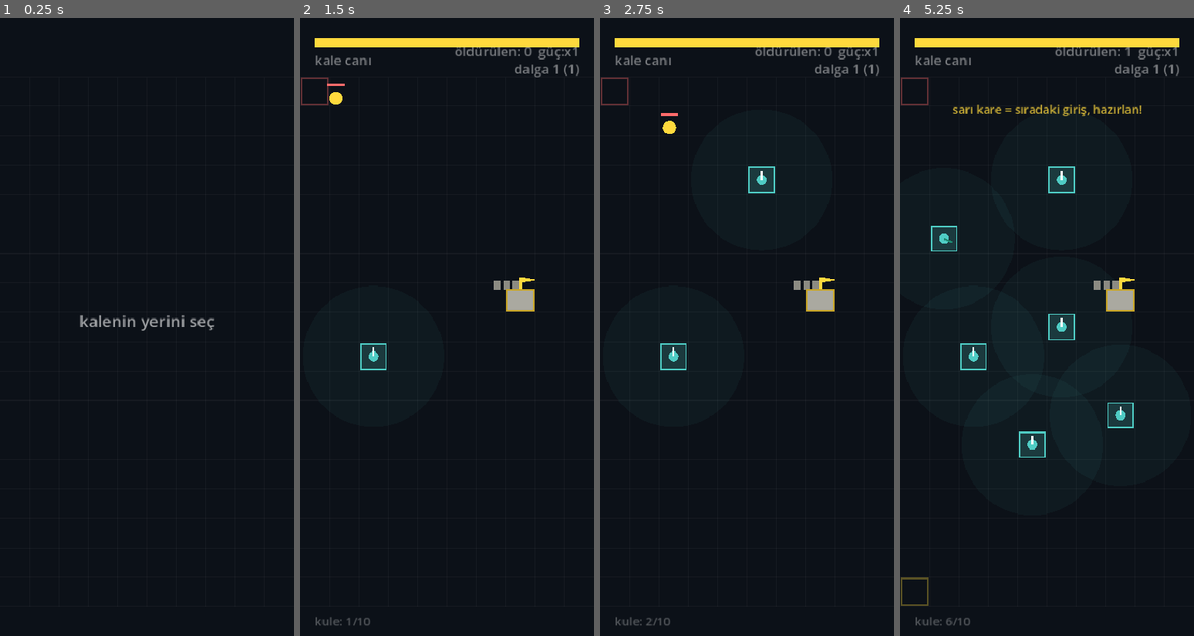
Above: before the commit, frames 1-4 (left to right).
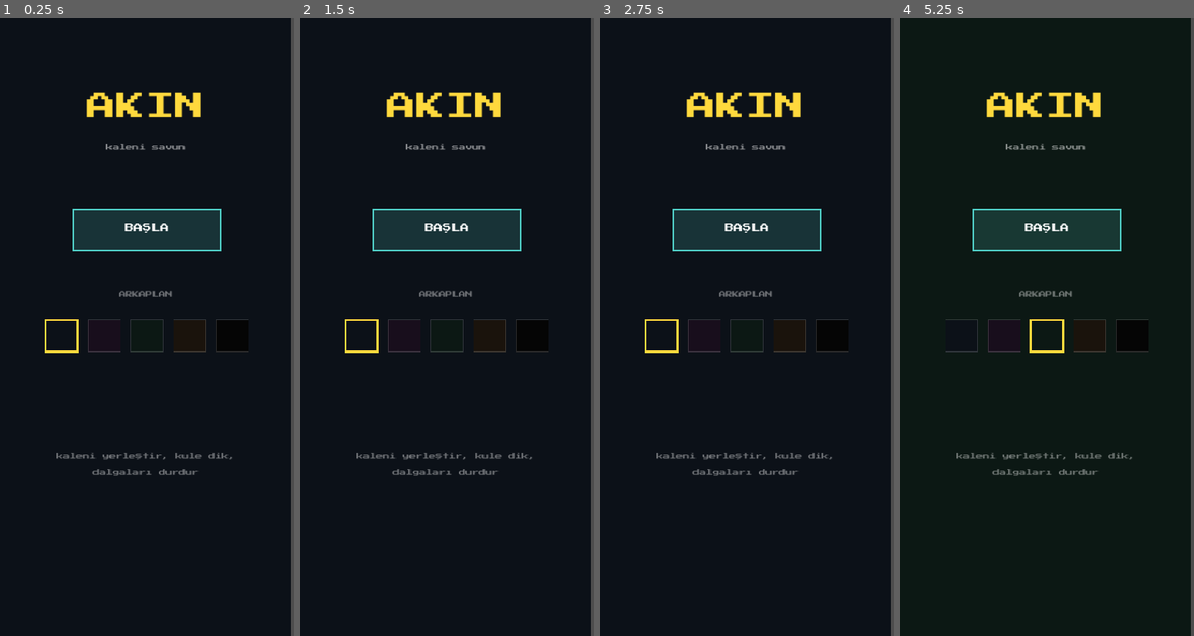
Above: after the commit, the same moments.

Repository: MetehanSarikaya/yellowhit
Game: Godot game, scene res://scenes/Main.tscn
The game is run twice, just before and just after one commit, with the same random seed, the same clock (stepped at 60 frames per second) and the same inputs.
Inputs (mouse positions are in pixels of both pictures, inside the frame that each line leads up to):
- Up to frame 1 (0.25 s): no input
- Up to frame 2 (1.5 s): tap Enter at 0.5 s; move the mouse to (511, 296) at 0.52 s; click (511, 296) at 0.67 s; move the mouse to (388, 357) at 1.27 s; click (388, 357) at 1.42 s
- Up to frame 3 (2.75 s): move the mouse to (776, 191) at 2.02 s; click (776, 191) at 2.17 s
- Up to frame 4 (5.25 s): move the mouse to (1032, 450) at 2.77 s; click (1032, 450) at 2.92 s; move the mouse to (1135, 419) at 3.52 s; click (1135, 419) at 3.67 s; move the mouse to (958, 234) at 4.27 s; click (958, 234) at 4.42 s; move the mouse to (1061, 327) at 5.02 s; click (1061, 327) at 5.17 s

The runs differ from the first frame. In frame 1, 7.0% of the frame differs, in the area x 15-100%, y 0-100%; in frame 2, 9.6%; in frame 3, 10%; in frame 4, 13%, in the area x 0-100%, y 0-100%.

Commit message:
menu and resizing

Diff:
--- a/akin_godot/scenes/Main.tscn
+++ b/akin_godot/scenes/Main.tscn
@@ -1,18 +1,18 @@
-[gd_scene load_steps=2 format=3]
+[gd_scene format=3 uid="uid://ngkodpwou16f"]
 
-[ext_resource type="Script" path="res://scripts/main.gd" id="1"]
+[ext_resource type="Script" uid="uid://fxxl0yc4ps4v" path="res://scripts/main.gd" id="1"]
 
-[node name="Main" type="Node2D"]
+[node name="Main" type="Node2D" unique_id=26674538]
 script = ExtResource("1")
 
-[node name="MusicPlayer" type="AudioStreamPlayer" parent="."]
+[node name="MusicPlayer" type="AudioStreamPlayer" parent="." unique_id=869116701]
 volume_db = -6.0
 
-[node name="SfxShoot" type="AudioStreamPlayer" parent="."]
+[node name="SfxShoot" type="AudioStreamPlayer" parent="." unique_id=1114698442]
 volume_db = -4.0
 
-[node name="SfxHit" type="AudioStreamPlayer" parent="."]
+[node name="SfxHit" type="AudioStreamPlayer" parent="." unique_id=2122289620]
 volume_db = -2.0
 
-[node name="SfxWave" type="AudioStreamPlayer" parent="."]
+[node name="SfxWave" type="AudioStreamPlayer" parent="." unique_id=743853262]
 volume_db = -2.0
--- a/akin_godot/scripts/main.gd
+++ b/akin_godot/scripts/main.gd
@@ -1,21 +1,22 @@
 extends Node2D
 
 # ---------- Grid ayarları ----------
-const COLS := 10
-const ROWS := 18
-const CELL := 40
+const COLS := 9
+const ROWS := 17
+const CELL := 44
 const GTOP := 80
-const GBOTTOM := 40
+const GBOTTOM := 34
 const W := COLS * CELL
 const GRID_H := ROWS * CELL
 const H := GTOP + GRID_H + GBOTTOM
+
 # ---------- Oyun ayarları ----------
 const RANGE := CELL * 2.4
 const MAX_TOWERS := 10
-const FIRE_RATE := 70          # frame cinsinden ateş aralığı
-const SPEED_NORM := 1.15       # px/frame
+const FIRE_RATE := 70
+const SPEED_NORM := 1.15
 const SPEED_SLOW := 0.42
-const COOLDOWN_LEN := 170       # dalgalar arası "inşa" penceresi (frame)
+const COOLDOWN_LEN := 170
 const EXPLORER_CHANCE := 0.35
 
 # ---------- Renkler ----------
@@ -25,11 +26,16 @@
 const TOWER_DARK := Color(0.12, 0.55, 0.45)
 const CASTLE_COL := Color(1.0, 0.85, 0.24)
 const CASTLE_DARK := Color(0.79, 0.65, 0.15)
-const BG_COL := Color(0.047, 0.067, 0.094)
-
-enum Phase { SETUP, PLAY, OVER }
-
-var phase := Phase.SETUP
+const PANEL_COL := Color(1, 1, 1, 0.05)
+const PANEL_BORDER := Color(1, 1, 1, 0.10)
+
+# ---------- Menü / UI ----------
+const START_BTN := Rect2(100, 260, 200, 56)
+const RESTART_BTN := Rect2(90, H / 2.0 + 60, 220, 56)
+
+enum Phase { MENU, SETUP, PLAY, OVER }
+
+var phase := Phase.MENU
 var fr := 0
 var castle_hp := 10
 var kills := 0
@@ -40,11 +46,11 @@
 var spawn_cell := Vector2i(-1, -1)
 var next_spawn_cell := Vector2i(-1, -1)
 
-var towers: Array = []                 # Vector2i listesi
-var tower_cooldowns: Dictionary = {}   # Vector2i -> int
-
-var enemies: Array = []                # Dictionary listesi
-var shots: Array = []                  # {from, to, age}
+var towers: Array = []
+var tower_cooldowns: Dictionary = {}
+
+var enemies: Array = []
+var shots: Array = []
 
 var astar_normal := AStarGrid2D.new()
 var astar_weighted := AStarGrid2D.new()
@@ -63,15 +69,33 @@
 
 var font: Font
 
+var bg_palette := [
+	Color(0.047, 0.067, 0.094),
+	Color(0.094, 0.055, 0.110),
+	Color(0.047, 0.094, 0.078),
+	Color(0.102, 0.075, 0.047),
+	Color(0.02, 0.02, 0.02),
+]
+var bg_idx := 0
+var current_bg: Color = bg_palette[0]
+var swatch_rects: Array = []
+
 
 func _ready() -> void:
-	font = ThemeDB.fallback_font
+	font = load("res://assets/fonts/PressStart2P-Regular.ttf")
+	if font == null:
+		font = ThemeDB.fallback_font
 
 	for astar in [astar_normal, astar_weighted]:
 		astar.region = Rect2i(0, 0, COLS, ROWS)
 		astar.cell_size = Vector2(CELL, CELL)
 		astar.diagonal_mode = AStarGrid2D.DIAGONAL_MODE_NEVER
 		astar.update()
+
+	swatch_rects.clear()
+	for i in range(bg_palette.size()):
+		var x := 62.0 + i * (44.0 + 14.0)
+		swatch_rects.append(Rect2(x, 410, 44, 44))
 
 
 func _process(_delta: float) -> void:
@@ -173,8 +197,20 @@
 
 
 func handle_tap(pos: Vector2) -> void:
+	if phase == Phase.MENU:
+		if START_BTN.has_point(pos):
+			phase = Phase.SETUP
+			return
+		for i in range(swatch_rects.size()):
+			if swatch_rects[i].has_point(pos):
+				bg_idx = i
+				current_bg = bg_palette[i]
+				return
+		return
+
 	if phase == Phase.OVER:
-		reset_game()
+		if RESTART_BTN.has_point(pos):
+			reset_game()
 		return
 
 	var cx := int(floor(pos.x / CELL))
@@ -192,7 +228,6 @@
 		start_wave()
 		return
 
-	# Var olan kuleye dokunma -> kaldır
 	var idx := towers.find(cell)
 	if idx >= 0:
 		towers.remove_at(idx)
@@ -252,7 +287,6 @@
 	cur_wave_size = wave_size_for(wave_num)
 	spawn_queue = cur_wave_size
 	next_spawn_fr = fr + 30
-	play_sfx($SfxWave)
 
 
 func spawn_enemy() -> void:
@@ -278,7 +312,7 @@
 func update_game() -> void:
 	fr += 1
 
-	var spawn_interval: int = max(6, 24 - wave_num * 2)
+	var spawn_interval := max(6, 24 - wave_num * 2)
 	if spawn_queue > 0 and fr >= next_spawn_fr:
 		spawn_enemy()
 		spawn_queue -= 1
@@ -293,7 +327,6 @@
 		wave_cooldown_set = false
 		start_wave()
 
-	# Kuleler ateş ediyor
 	var dmg := tower_dmg()
 	for t in towers:
 		var cd: int = tower_cooldowns.get(t, 0)
@@ -313,13 +346,11 @@
 			target.slow = 80
 			shots.append({"from": tpos, "to": target.pos, "age": 0})
 			tower_cooldowns[t] = FIRE_RATE
-			play_sfx($SfxShoot)
 
 	for s in shots:
 		s.age += 1
 	shots = shots.filter(func(s): return s.age <= 8)
 
-	# Askerler hareket ediyor
 	var i := enemies.size() - 1
 	while i >= 0:
 		var e: Dictionary = enemies[i]
@@ -334,7 +365,6 @@
 			castle_hp -= 1
 			enemies.remove_at(i)
 			Input.vibrate_handheld(80)
-			play_sfx($SfxHit)
 			if castle_hp <= 0:
 				phase = Phase.OVER
 				Input.vibrate_handheld(250)
@@ -360,27 +390,25 @@
 		i -= 1
 
 
-func play_sfx(player: AudioStreamPlayer) -> void:
-	if player.stream != null:
-		player.play()
-
-
 # ============================================================
 # ÇİZİM
 # ============================================================
 
 func _draw() -> void:
-	draw_rect(Rect2(0, 0, W, H), BG_COL, true)
+	draw_rect(Rect2(0, 0, W, H), current_bg, true)
+
+	if phase == Phase.MENU:
+		draw_menu()
+		return
 
 	if phase == Phase.SETUP:
 		draw_grid()
-		draw_centered_text(Vector2(W / 2.0, H / 2.0), "kalenin yerini seç", 22, Color(1, 1, 1, 0.6))
+		draw_centered_text(Vector2(W / 2.0, H / 2.0), "kalenin yerini seç", 12, Color(1, 1, 1, 0.6))
 		return
 
 	draw_top_bar()
 	draw_grid()
 
-	# giriş noktaları
 	draw_cell_outline(spawn_cell, Color(ENEMY_COL.r, ENEMY_COL.g, ENEMY_COL.b, 0.35), 2.0)
 	if next_spawn_cell != spawn_cell:
 		var pulse := 0.4 + 0.3 * sin(fr * 0.15)
@@ -398,16 +426,16 @@
 		var a: float = 1.0 - s.age / 8.0
 		draw_line(s.from, s.to, Color(1, 1, 1, a * 0.8), 2.0)
 
-	draw_string(font, Vector2(20, H - 14), "kule: %d/%d" % [towers.size(), MAX_TOWERS], HORIZONTAL_ALIGNMENT_LEFT, -1, 16, Color(1, 1, 1, 0.3))
+	draw_bottom_badge()
 
 	if wave_cooldown_set and enemies.is_empty():
-		draw_centered_text(Vector2(W / 2.0, GTOP + 50), "sarı kare = sıradaki giriş, hazırlan!", 16, Color(CASTLE_COL.r, CASTLE_COL.g, CASTLE_COL.b, 0.8))
+		draw_centered_text(Vector2(W / 2.0, GTOP + 24), "sıradaki giriş -> sarı kare", 8, Color(CASTLE_COL.r, CASTLE_COL.g, CASTLE_COL.b, 0.85))
 
 	if phase == Phase.OVER:
-		draw_rect(Rect2(0, 0, W, H), Color(0, 0, 0, 0.55), true)
-		draw_centered_text(Vector2(W / 2.0, H / 2.0 - 24), "kale düştü", 28, Color(1, 1, 1, 1))
-		draw_centered_text(Vector2(W / 2.0, H / 2.0 + 14), "ulaştığın dalga: %d — öldürülen: %d" % [wave_num, kills], 18, Color(1, 1, 1, 0.7))
-		draw_centered_text(Vector2(W / 2.0, H / 2.0 + 46), "tekrar oynamak için dokun", 18, Color(1, 1, 1, 0.6))
+		draw_rect(Rect2(0, 0, W, H), Color(0, 0, 0, 0.6), true)
+		draw_centered_text(Vector2(W / 2.0, H / 2.0 - 70), "KALE DÜŞTÜ", 16, Color(1, 1, 1, 1))
+		draw_centered_text(Vector2(W / 2.0, H / 2.0 - 30), "dalga %d  öldürülen %d" % [wave_num, kills], 10, Color(1, 1, 1, 0.6))
+		draw_button(RESTART_BTN, "TEKRAR OYNA", CASTLE_COL)
 
 
 func draw_centered_text(pos: Vector2, text: String, size: int, color: Color) -> void:
@@ -415,18 +443,54 @@
 	draw_string(font, pos - Vector2(w / 2.0, 0), text, HORIZONTAL_ALIGNMENT_LEFT, -1, size, color)
 
 
+func draw_button(rect: Rect2, text: String, accent: Color) -> void:
+	draw_rect(rect, Color(accent.r, accent.g, accent.b, 0.18), true)
+	draw_rect(rect, accent, false, 2.0)
+	draw_centered_text(rect.position + rect.size / 2.0 + Vector2(0, 4), text, 12, Color(1, 1, 1, 1))
+
+
+func draw_menu() -> void:
+	draw_centered_text(Vector2(W / 2.0, 140), "AKIN", 40, CASTLE_COL)
+	draw_centered_text(Vector2(W / 2.0, 180), "kaleni savun", 9, Color(1, 1, 1, 0.5))
+
+	draw_button(START_BTN, "BAŞLA", TOWER_COL)
+
+	draw_centered_text(Vector2(W / 2.0, 380), "ARKAPLAN", 9, Color(1, 1, 1, 0.4))
+	for i in range(bg_palette.size()):
+		var r: Rect2 = swatch_rects[i]
+		draw_rect(r, bg_palette[i], true)
+		var border_col := CASTLE_COL if i == bg_idx else Color(1, 1, 1, 0.15)
+		var border_w := 3.0 if i == bg_idx else 1.0
+		draw_rect(r, border_col, false, border_w)
+
+	draw_centered_text(Vector2(W / 2.0, 600), "kaleni yerleştir, kule dik,", 9, Color(1, 1, 1, 0.4))
+	draw_centered_text(Vector2(W / 2.0, 622), "dalgaları durdur", 9, Color(1, 1, 1, 0.4))
+
+
 func draw_top_bar() -> void:
-	draw_rect(Rect2(20, 28, W - 40, 12), Color(1, 1, 1, 0.1), true)
-	var hp_color := CASTLE_COL if castle_hp > 3 else ENEMY_COL
-	draw_rect(Rect2(20, 28, (W - 40) * (castle_hp / 10.0), 12), hp_color, true)
-	draw_string(font, Vector2(20, 64), "kale canı", HORIZONTAL_ALIGNMENT_LEFT, -1, 18, Color(1, 1, 1, 0.45))
-
-	var right1 := "öldürülen: %d  güç:x%d" % [kills, tower_dmg()]
-	var right2 := "dalga %d (%d)" % [wave_num, cur_wave_size]
-	var w1: float = font.get_string_size(right1, HORIZONTAL_ALIGNMENT_LEFT, -1, 18).x
-	var w2: float = font.get_string_size(right2, HORIZONTAL_ALIGNMENT_LEFT, -1, 18).x
-	draw_string(font, Vector2(W - 20 - w1, 52), right1, HORIZONTAL_ALIGNMENT_LEFT, -1, 18, Color(1, 1, 1, 0.45))
-	draw_string(font, Vector2(W - 20 - w2, 76), right2, HORIZONTAL_ALIGNMENT_LEFT, -1, 18, Color(1, 1, 1, 0.45))
+	var panel := Rect2(10, 8, W - 20, GTOP - 16)
+	draw_rect(panel, PANEL_COL, true)
+	draw_rect(panel, PANEL_BORDER, false, 1.0)
+
+	draw_string(font, panel.position + Vector2(12, 26), "DALGA %d" % wave_num, HORIZONTAL_ALIGNMENT_LEFT, -1, 11, Color(1, 1, 1, 0.85))
+	draw_string(font, panel.position + Vector2(12, 48), "x%d  oldurulen %d" % [tower_dmg(), kills], HORIZONTAL_ALIGNMENT_LEFT, -1, 8, Color(1, 1, 1, 0.45))
+
+	var pip := 8.0
+	var gap := 3.0
+	var total_w := 10 * pip + 9 * gap
+	var start_x := panel.position.x + panel.size.x - total_w - 10
+	for i in range(10):
+		var x := start_x + i * (pip + gap)
+		var col := CASTLE_COL if i < castle_hp else Color(1, 1, 1, 0.12)
+		draw_rect(Rect2(Vector2(x, panel.position.y + 14), Vector2(pip, pip)), col, true)
+	draw_string(font, Vector2(start_x, panel.position.y + 36), "KALE CANI", HORIZONTAL_ALIGNMENT_LEFT, -1, 7, Color(1, 1, 1, 0.35))
+
+
+func draw_bottom_badge() -> void:
+	var r := Rect2(10, GTOP + GRID_H + 8, 110, 24)
+	draw_rect(r, PANEL_COL, true)
+	draw_rect(r, PANEL_BORDER, false, 1.0)
+	draw_string(font, r.position + Vector2(10, 17), "KULE %d/%d" % [towers.size(), MAX_TOWERS], HORIZONTAL_ALIGNMENT_LEFT, -1, 8, Color(1, 1, 1, 0.5))
 
 
 func draw_grid() -> void:
@@ -451,14 +515,14 @@
 func draw_tower(t: Vector2i) -> void:
 	var x: Vector2 = cell_center(t)
 	draw_circle(x, RANGE, Color(TOWER_COL.r, TOWER_COL.g, TOWER_COL.b, 0.05))
-	draw_rect(Rect2(x - Vector2(17, 17), Vector2(34, 34)), Color(TOWER_COL.r, TOWER_COL.g, TOWER_COL.b, 0.18), true)
-	draw_rect(Rect2(x - Vector2(17, 17), Vector2(34, 34)), TOWER_COL, false, 2.0)
-	draw_circle(x, 7, TOWER_COL)
+	draw_rect(Rect2(x - Vector2(14, 14), Vector2(28, 28)), Color(TOWER_COL.r, TOWER_COL.g, TOWER_COL.b, 0.18), true)
+	draw_rect(Rect2(x - Vector2(14, 14), Vector2(28, 28)), TOWER_COL, false, 2.0)
+	draw_circle(x, 6, TOWER_COL)
 
 	var cd: int = tower_cooldowns.get(t, 0)
 	var ang := -PI / 2.0 + (cd / float(FIRE_RATE)) * TAU
 	var col2 := Color(1, 1, 1, 1) if cd < 8 else TOWER_DARK
-	draw_line(x, x + Vector2(cos(ang), sin(ang)) * 12, col2, 2.5)
+	draw_line(x, x + Vector2(cos(ang), sin(ang)) * 10, col2, 2.0)
 
 
 func draw_castle() -> void:
Binary file added: akin_godot/assets/fonts/PressStart2P-Regular.ttf
